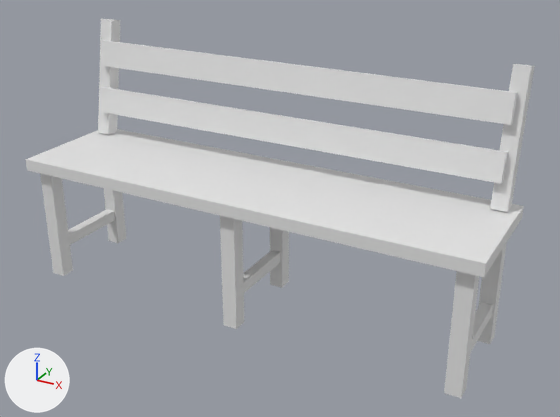
Renders of the glTF model examples/bench.gltf from each side of a commit.
Both versions are drawn from a 50 mm lens placed at (1.188, -2.001, 1.372), pointed at (0.074, 0.025, 0.36). Every picture has the same lights, and +X, +Y and +Z are marked at lower left. The older version comes first.

The first picture shows 'back post.001', 'back post.002', 'back slat.001', 'back slat.002', 'leg.001', 'leg.002', 'leg.003', 'leg.004', 'leg.005', 'leg.006', 'seat', 'stretcher.001', 'stretcher.002', 'stretcher.003'.
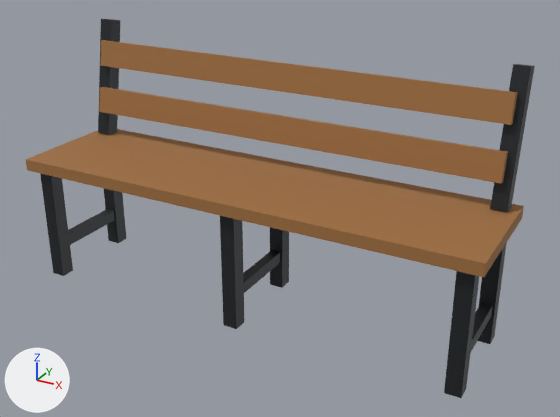
What changed in the scene script:
```text
Add mat_wood:
    mat_wood = principled_material('wood')
    mat_wood.base_color = (0.35, 0.16, 0.05)  # brown #a06f3f
    mat_wood.roughness = 0.8
Add mat_metal:
    mat_metal = principled_material('metal')
    mat_metal.base_color = (0.033, 0.038, 0.043)  # dark grey #33373a
    mat_metal.metallic = 0.6
Change me_mesh_0:
    where me_mesh_0.from_pydata(...)  # 8 vertices, 12 faces; spans x -0.8..0.8, y -0.21..0.21, z -0.02..0.02
    add me_mesh_0.materials.append(mat_wood)  # brown #a06f3f
Change me_mesh_1:
    where me_mesh_1.from_pydata(...)  # 8 vertices, 12 faces; spans x -0.025..0.025, y -0.025..0.025, z -0.205..0.205
    add me_mesh_1.materials.append(mat_metal)  # dark grey #33373a
Change me_mesh_2:
    where me_mesh_2.from_pydata(...)  # 8 vertices, 12 faces; spans x -0.018..0.018, y -0.155..0.155, z -0.02..0.02
    add me_mesh_2.materials.append(mat_metal)  # dark grey #33373a
Change me_mesh_3:
    where me_mesh_3.from_pydata(...)  # 8 vertices, 12 faces; spans x -0.025..0.025, y -0.025..0.025, z -0.21..0.21
    add me_mesh_3.materials.append(mat_metal)  # dark grey #33373a
Change me_mesh_4:
    where me_mesh_4.from_pydata(...)  # 8 vertices, 12 faces; spans x -0.745..0.745, y -0.013..0.013, z -0.045..0.045
    add me_mesh_4.materials.append(mat_wood)  # brown #a06f3f
```

What differs and where, as boxes (x1, y1, x2, y2) in the pictures (560 x 417 px):
'seat', recoloured (white to brown)
    both: (25, 129, 524, 277)
'back slat.002', recoloured (white to brown)
    both: (100, 40, 518, 125)
'back slat.001', recoloured (white to brown)
    both: (99, 87, 508, 184)
'leg.006', recoloured (white to dark grey)
    both: (444, 271, 479, 398)
'back post.002', recoloured (white to dark grey)
    both: (490, 64, 535, 212)
'leg.004', recoloured (white to dark grey)
    both: (220, 216, 244, 329)
'leg.002', recoloured (white to dark grey)
    both: (40, 173, 73, 276)
'back post.001', recoloured (white to dark grey)
    both: (98, 19, 121, 135)
'leg.005', recoloured (white to dark grey)
    both: (478, 243, 507, 344)
'leg.003', recoloured (white to dark grey)
    both: (270, 227, 289, 288)
'leg.001', recoloured (white to dark grey)
    both: (103, 188, 126, 243)
'stretcher.001', recoloured (white to dark grey)
    both: (68, 209, 115, 245)
'stretcher.002', recoloured (white to dark grey)
    both: (243, 250, 280, 293)
'stretcher.003', recoloured (white to dark grey)
    both: (471, 302, 493, 351)
